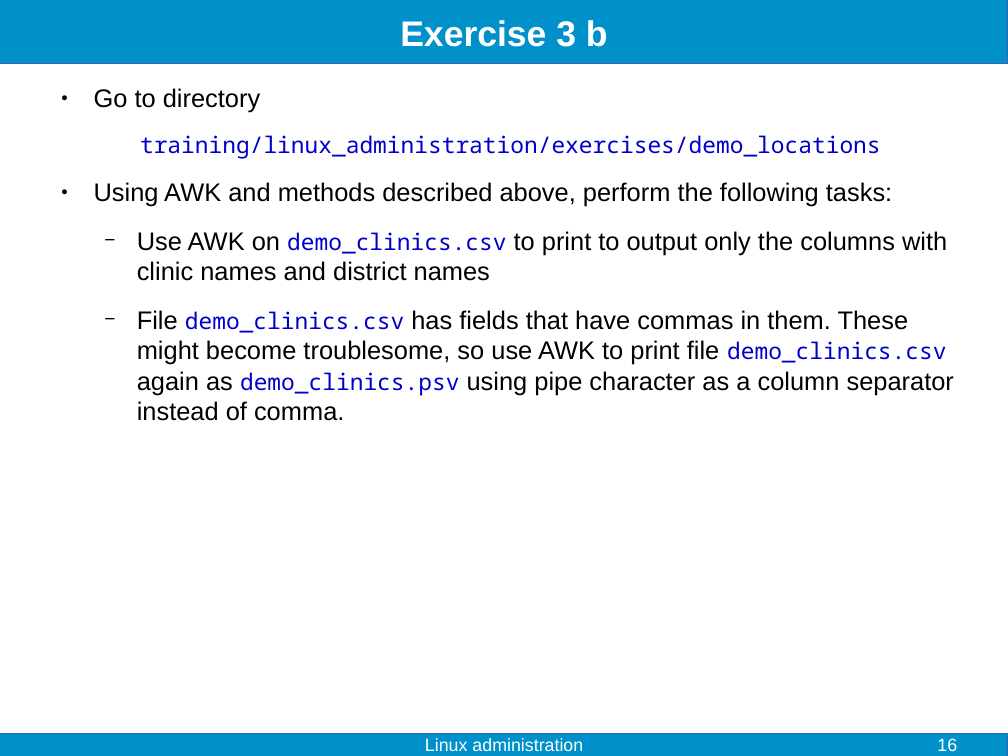
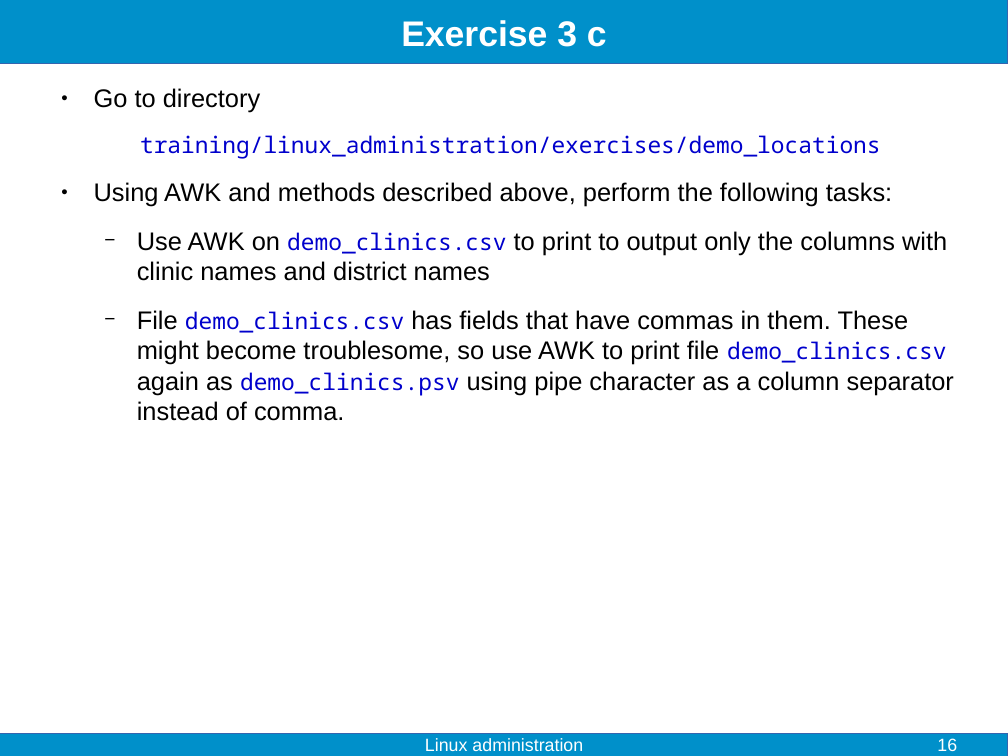
Before and after one commit to fjelltopp/training, a slide deck: slide 16 of linux_administration/linux_administration.odp. Drawn at 1008x756 pixels with LibreOffice and Linux fonts; fonts in the diff are those of the drawing. Boxes give left, top, right and bottom in pixels: in the first picture for what was removed or moved away, otherwise in the second. Text is boxed around its words. In the diff, an @@ line names an element or a change of style, - is before the commit and + after.

```diff
--- a/linux_administration/linux_administration.odp
+++ b/linux_administration/linux_administration.odp
@@ title at (x1=401, y1=20, x2=607, y2=47): text changed @@
-Exercise 3 b
+Exercise 3 c
```
Also in this commit, not shown: 3 other slides changed, 1 other file.
